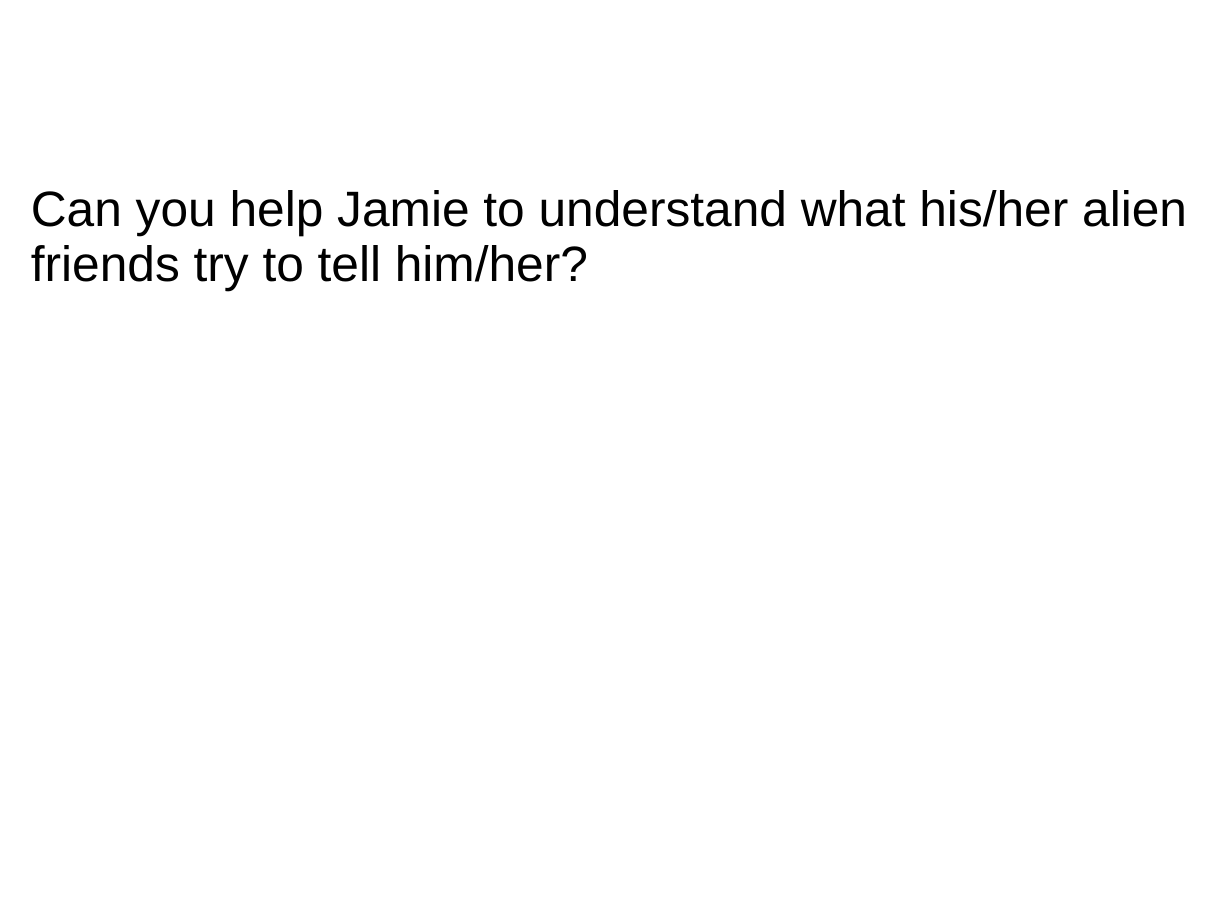
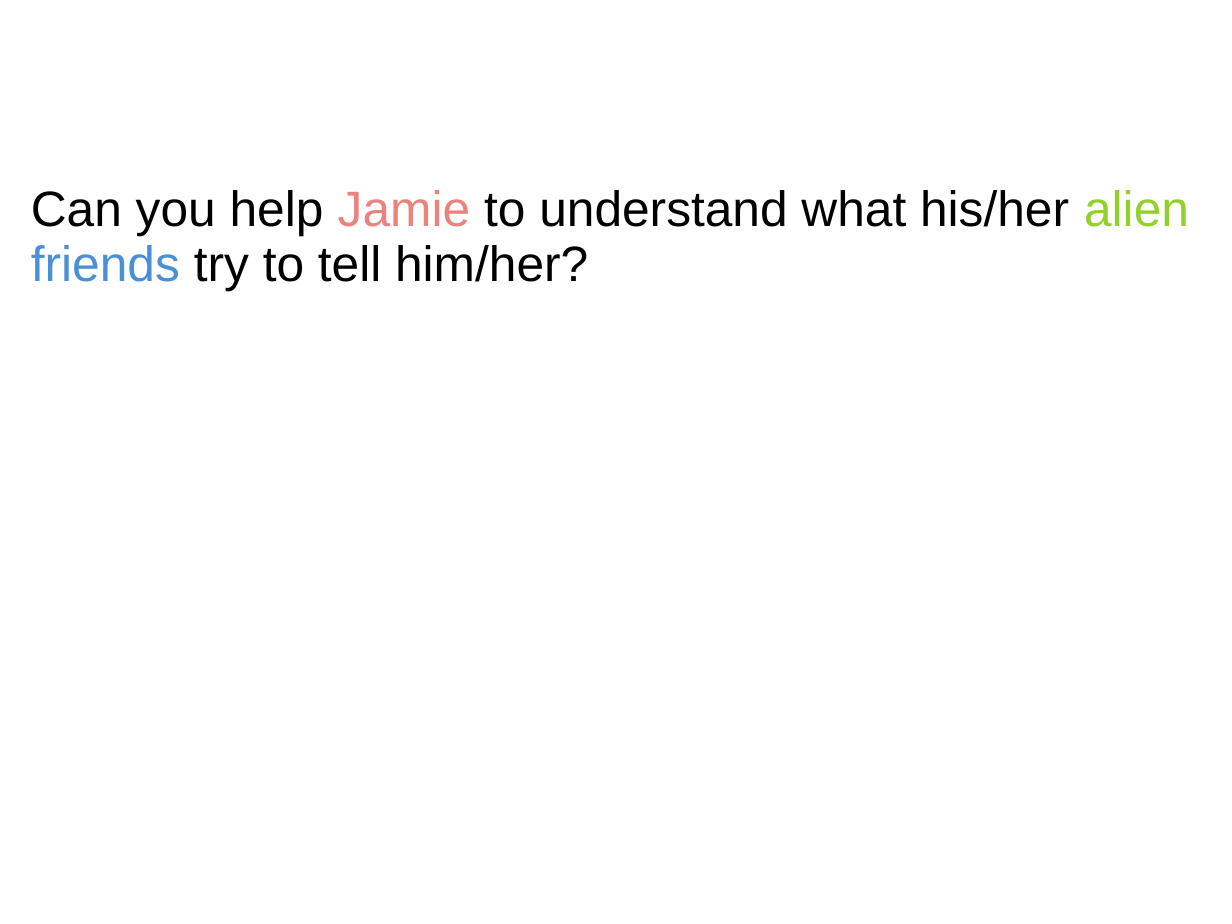
Before and after one commit to denispelli/CriticalSpacing, a slide deck: slide 6 of CoverStory.ppt. Drawn at 1232x924 pixels with LibreOffice and Linux fonts; fonts in the diff are those of the drawing. Boxes give left, top, right and bottom in pixels: in the first picture for what was removed or moved away, otherwise in the second. Text is boxed around its words. In the diff, an @@ line names an element or a change of style, - is before the commit and + after.

```diff
--- a/CoverStory.ppt
+++ b/CoverStory.ppt
@@ subtitle "Can you help Jamie to ..." at [31, 190, 1189, 291]: text colour #000000 to #EA827E in "Jamie"; text colour #000000 to #93D02B in "alien"; text colour #000000 to #4B90D6 in "friends" @@
```
Also in this commit, not shown: 8 other slides changed, 2 other files.
